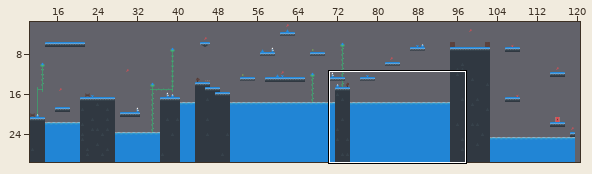
Level history. Tiled map: assets/level-3.tmx. The picture above shows the old version from afar; the outline marks the close-up.
Close-up. The starting point:
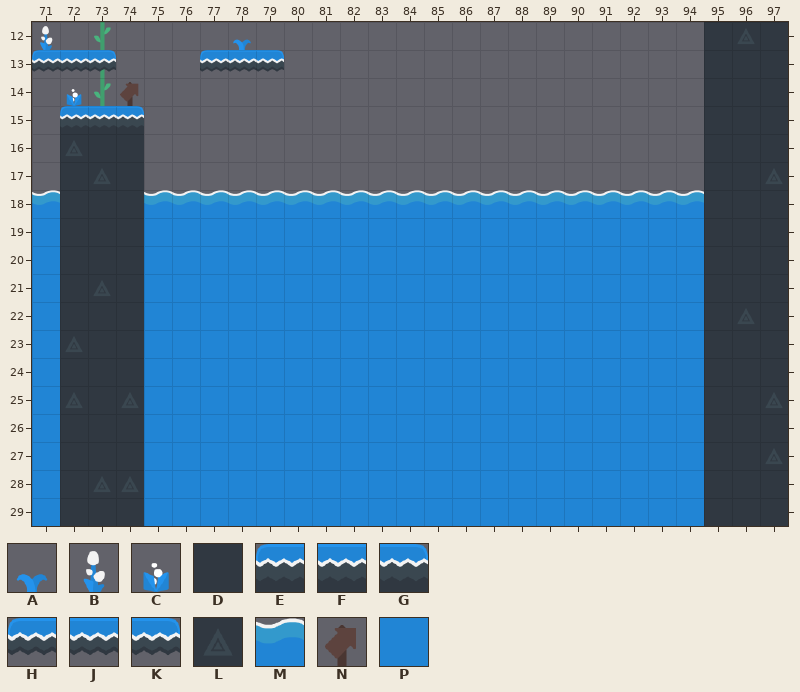
Cells are 64x64 px. Shown: x 71..97, y 12..29. The commit also changed other parts of the map, which this record leaves out.
Key: from "platformAbstract_tiles": A 99, B 119, C 121, D 132, E 133, F 134, G 135, H 137, J 138, K 139, L 154, M 232, N 239, P 254.
_ is an empty cell.
Layers that did not change in this view are not listed.
Layer "Ground-Platforms-1" before, first column x 71:
12 ________________________DLD
13 HJK___HJK_______________DDD
14 ________________________DDD
15 _EFG____________________DDD
16 _LDD____________________DDD
17 _DLD____________________DDL
18 MDDDMMMMMMMMMMMMMMMMMMMMDDD
19 PDDDPPPPPPPPPPPPPPPPPPPPDDD
20 PDDDPPPPPPPPPPPPPPPPPPPPDDD
21 PDLDPPPPPPPPPPPPPPPPPPPPDDD
22 PDDDPPPPPPPPPPPPPPPPPPPPDLD
23 PLDDPPPPPPPPPPPPPPPPPPPPDDD
24 PDDDPPPPPPPPPPPPPPPPPPPPDDD
25 PLDLPPPPPPPPPPPPPPPPPPPPDDL
26 PDDDPPPPPPPPPPPPPPPPPPPPDDD
27 PDDDPPPPPPPPPPPPPPPPPPPPDDL
28 PDLLPPPPPPPPPPPPPPPPPPPPDDD
29 PDDDPPPPPPPPPPPPPPPPPPPPDDD
The result:
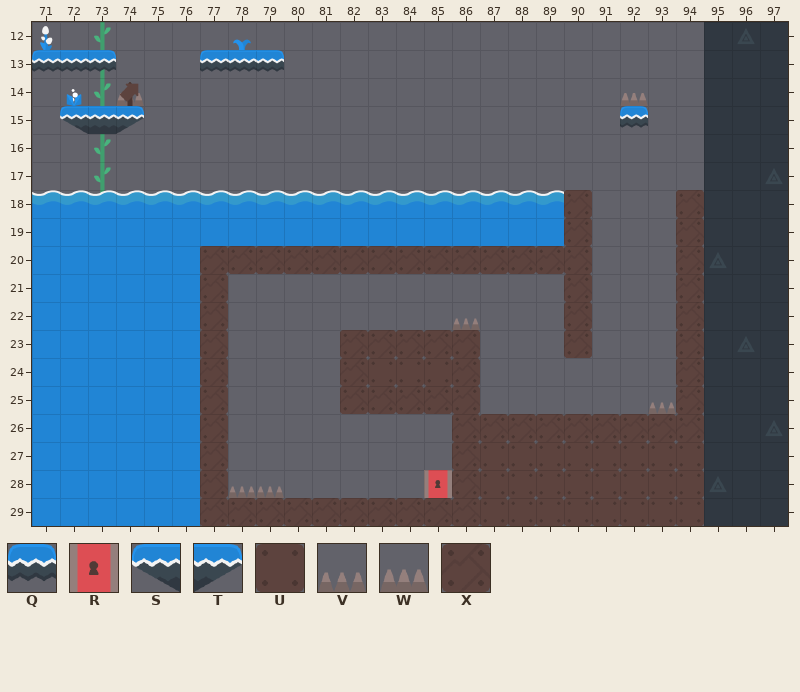
Further tiles: from "platformAbstract_tiles": Q 140, R 153, S 183, T 184, U 192, V 210, W 211, X 214.
Change:
Changed rows in their new state; . is an unchanged cell.
Layer "Ground-Platforms-1":
first column x 72:
14 ..W.................W..
15 S.T.................Q..
16 ___....................
17 ___....................
18 MMM...............X___X
19 PPP...............X___X
20 PPP..XXXXXXXXXXXXXX___X
21 PPP..X____________X___X
22 PPP..X________V___X___X
23 PPP..X____XXXXX___X___X
24 PPP..X____XUUUX_______X
25 PPP..X____XXXXX______VX
26 PPP..X________XXXXXXXXX
27 PPP..X________XUUUUUUUU
28 PPP..XVV______XUUUUUUUU
29 PPP..XXXXXXXXXXUUUUUUUU
Layer "Environs-Foreground-2":
first column x 85:
28 R
Where, in picture pixels (left, top, right, bottom), the same in both close-ups:
changed: (60, 93, 144, 526)
added: (620, 93, 648, 128)
changed: (200, 190, 704, 526)
